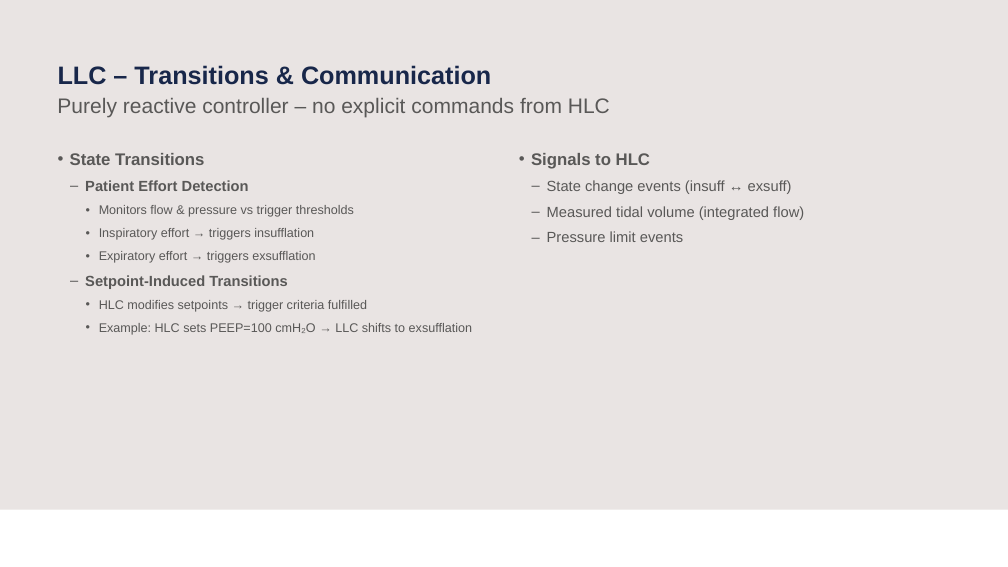
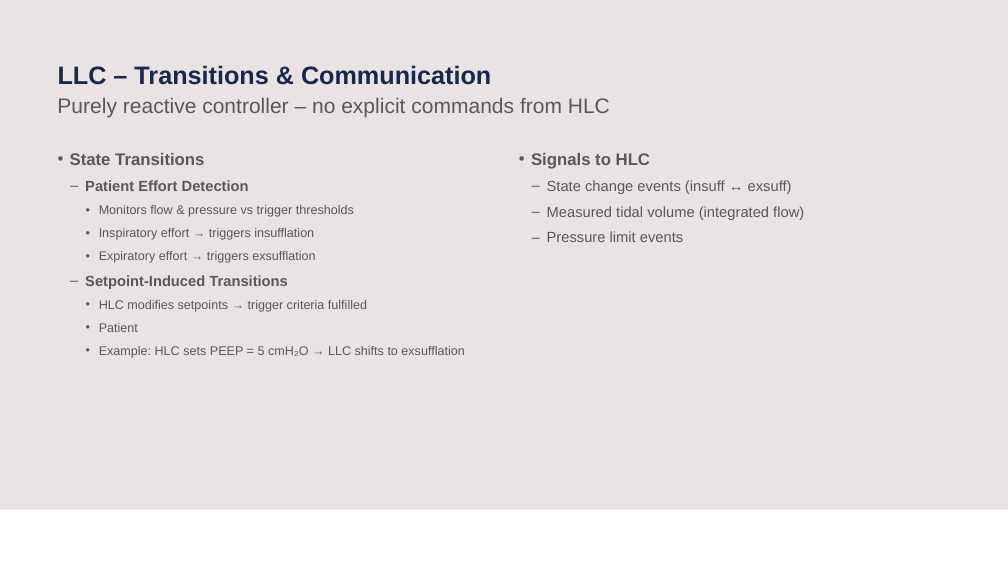
Before and after one commit to Teknosofen/ParallelMixer, a slide deck: slide 12 of documentation/presentation/Ventilator_Control_Architecture.pptx (slide 9 before the commit). Drawn at 1008x567 pixels with LibreOffice and Linux fonts; fonts in the diff are those of the drawing; background and template pictures are left out. Boxes give left, top, right and bottom in pixels: in the first picture for what was removed or moved away, otherwise in the second. Text is boxed around its words. In the diff, an @@ line names an element or a change of style, - is before the commit and + after.

```diff
--- a/documentation/presentation/Ventilator_Control_Architecture.pptx
+++ b/documentation/presentation/Ventilator_Control_Architecture.pptx
@@ text at bbox=[99, 323, 464, 358]: text changed @@
-    • Example: HLC sets PEEP=100 cmH₂O → LLC shifts to exsufflation
+    • Patient
+    • Example: HLC sets PEEP = 5 cmH₂O → LLC shifts to exsufflation
```
Also in this commit, not shown: 8 other slides changed, 12 slides added, 4 slides removed, 10 other files.
